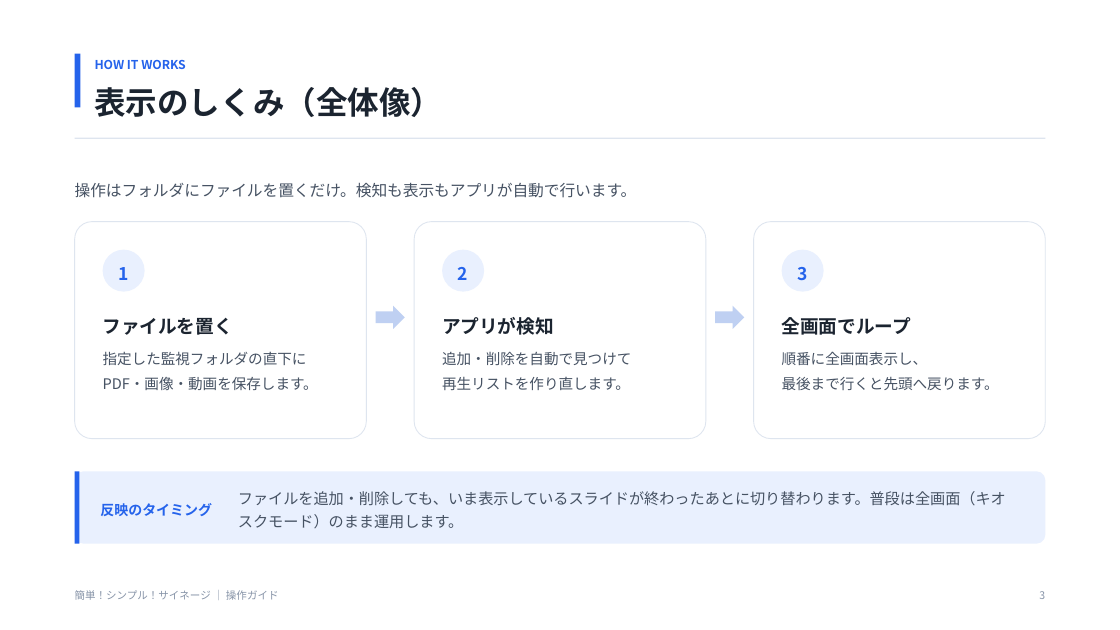
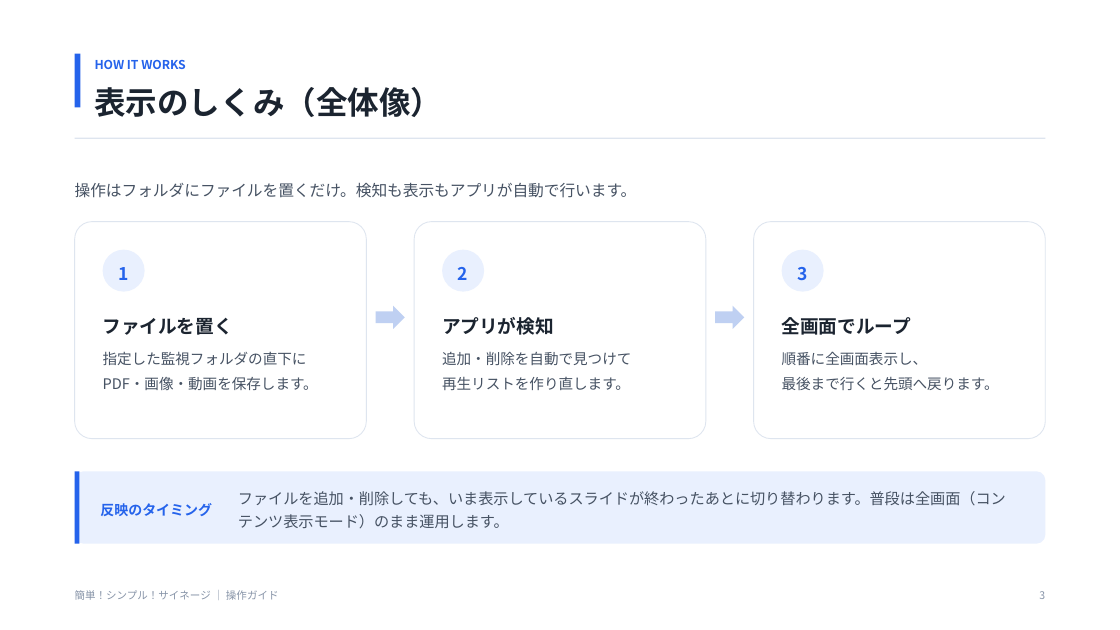
Before and after one commit to kamanori3/SimpleDigitalSignage, a slide deck: slide 3 of docs/操作ガイド.pptx. Drawn at 1120x630 pixels with LibreOffice and Linux fonts; fonts in the diff are those of the drawing. Boxes give left, top, right and bottom in pixels: in the first picture for what was removed or moved away, otherwise in the second. Text is boxed around its words. In the diff, an @@ line names an element or a change of style, - is before the commit and + after.

```diff
--- a/docs/操作ガイド.pptx
+++ b/docs/操作ガイド.pptx
@@ text at [238, 491, 1006, 528]: text changed @@
-ファイルを追加・削除しても、いま表示しているスライドが終わったあとに切り替わります。普段は全画面（キオスクモード）のまま運用します。
+ファイルを追加・削除しても、いま表示しているスライドが終わったあとに切り替わります。普段は全画面（コンテンツ表示モード）のまま運用します。
```
Also in this commit, not shown: 7 other slides changed, 15 other files.
